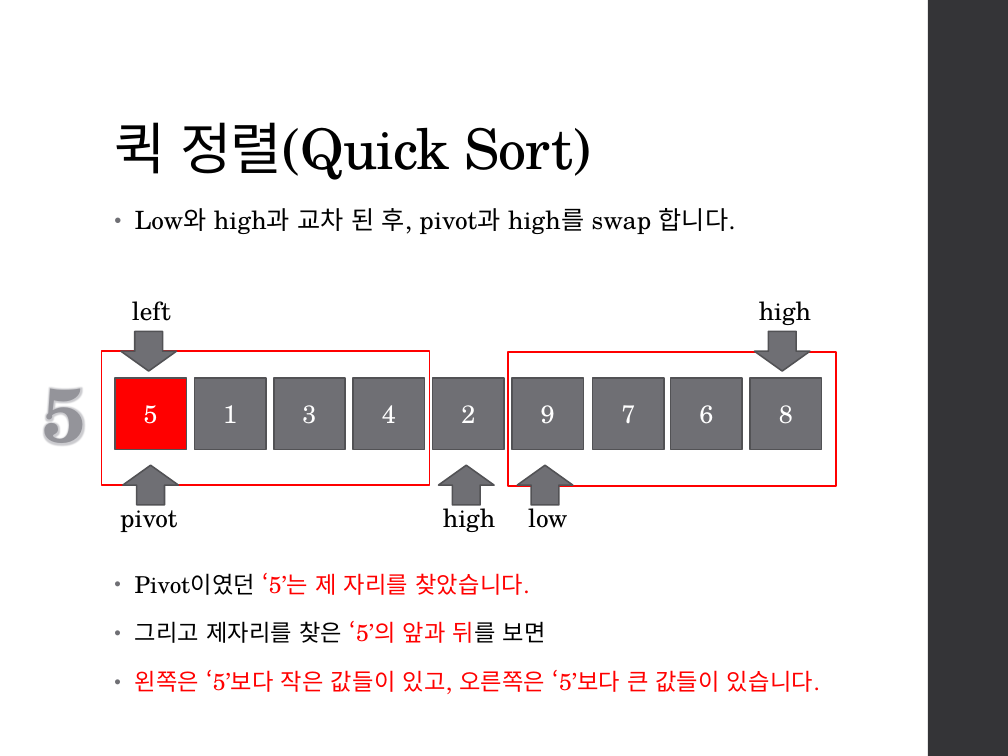
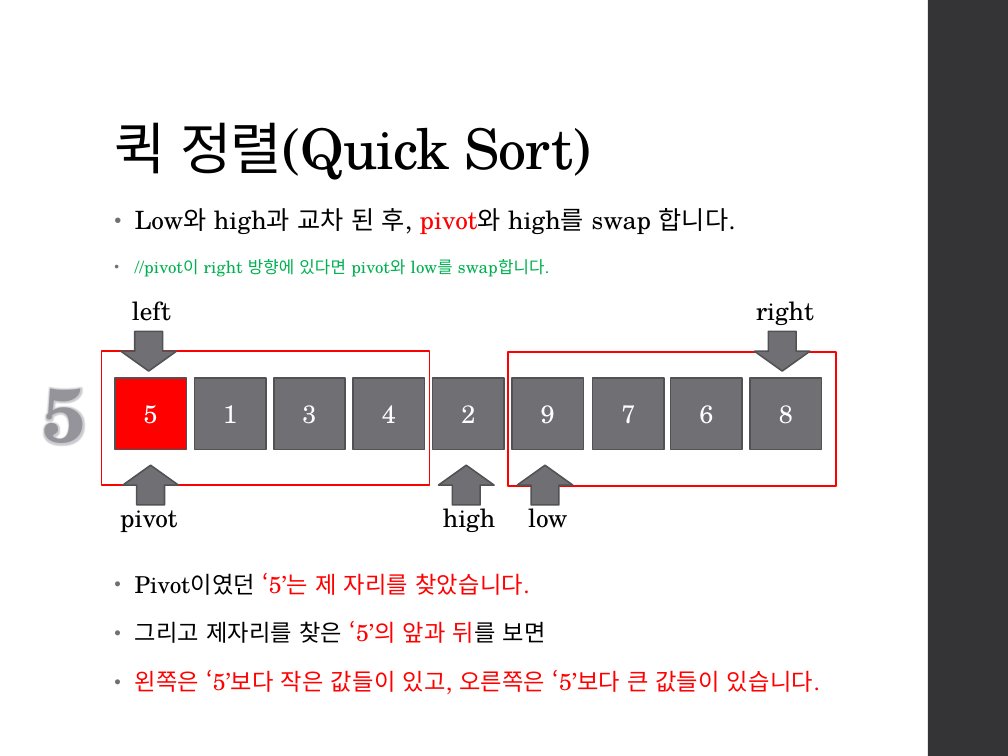
Before and after one commit to Kaigon0919/StudyDataStruct, a slide deck: slide 26 of Bubble,QuickSort/Bubble Sort, Quick Sort.pptx. Drawn at 1008x756 pixels with LibreOffice and Linux fonts; fonts in the diff are those of the drawing. Boxes give left, top, right and bottom in pixels: in the first picture for what was removed or moved away, otherwise in the second. Text is boxed around its words. In the diff, an @@ line names an element or a change of style, - is before the commit and + after.

```diff
--- a/Bubble,QuickSort/Bubble Sort, Quick Sort.pptx
+++ b/Bubble,QuickSort/Bubble Sort, Quick Sort.pptx
@@ text at <box>135,208,736,277</box>: text changed; size 18 to 12 pt; text colour #000000 to #00B050 @@
-• Low와 high과 교차 된 후, pivot과 high를 swap 합니다.
+• Low와 high과 교차 된 후, pivot와 high를 swap 합니다.
+• //pivot이 right 방향에 있다면 pivot와 low를 swap합니다.
@@ text at <box>756,301,814,325</box>: text changed @@
-high
+right
```
Also in this commit, not shown: 8 other slides changed, 1 slide added, 1 slide removed.
